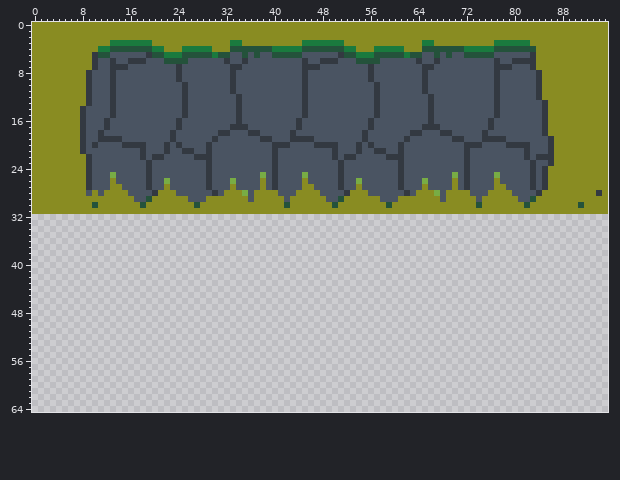
Sprite sheet, stored at images/cliff.png. This is how it looked before the edit.
The file is 96x96 pixels. Shown: x 0..95, y 0..64.
Once edited:
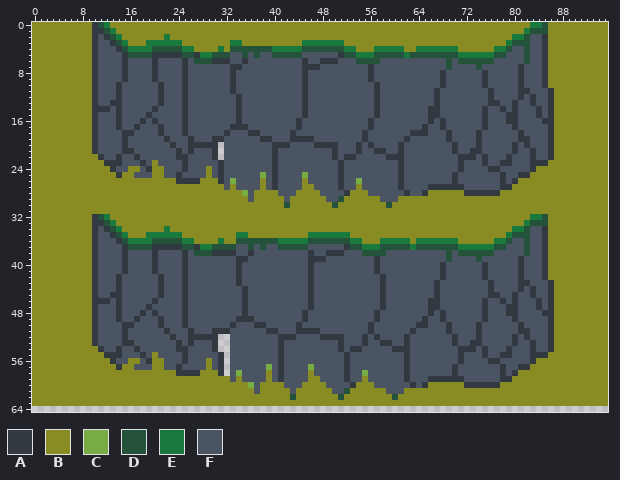
Palette (. is transparent): A #333941  B #898c22  C #78ac45  D #24523b  E #1a7a3e  F #4a5462
Edits made:
Changed rows in their new state; - is an unchanged pixel.
first column x 0:
 0 ----------ADE----------------------------------------------------------------------EED----------
 1 ----------AADE--------------------------------------------------------------------EDDD----------
 2 ----------AFADE-------E---------------------------------------------------------EEDFFA----------
 3 ----------AFFAD-BBB-EEEEE----------------------------------------BB----------BB-DDDFFA----------
 4 ----------AFFFA-EEEEDDDDD--BBB-E--------------------------------EEEEEEEBBBBBBEE-FF-FFA----------
 5 -----------FF--ADDDDAAAAA--AEED----------------------------------DD-D-DEEEEEEDD---DFFA----------
 6 -------------F-AFFF-A-FFFA-DDDAA--------------------------------F--F-D-DDDDDDF--FFDFFA----------
 7 -------------FF-----A---FA---------------------------------------FF--D----D--FFF-A-FFA----------
 8 ---------BA--F-A----A---FA---------------------------------------F--A------A-F---A--FA----------
 9 ---------BA--F-A----A---FA---------------------------------------F--A------A-F---A--FA----------
10 ---------BA--FA------A-------------------------------------------F--A------A-F---A--FA----------
11 ---------BA--FA------A-------------------------------------------F-A--------AF---AA-FFA---------
12 ---------BA--FA------A--------------------------------------------FA--------AF---A-AFFA---------
13 ---------BA---A------A--------------------------------------------FA--------A---A--A-FA---------
14 --------BBAAAFA-----A----------------------------------------------A-------A-FA-A---AFA---------
15 --------BBA--FA----A-----------------------------------------------A-------A-F-AA---AFA---------
16 --------BBA-F-A---A-A---FA------------------------------------------A------AF--AA-----A---------
17 --------BBA-F-A--A---A--FA----------------------------------------FFA------AF---A----FA---------
18 --------BBAF---AA----A-F-A-----F---------------------------------A--F-----AF-----A---FA---------
19 --------BBAFFFFA------AF--A----A-------------------------------------AFF--AFFFF--AA-------------
20 --------BB------FFF---FAF-AAA-A.--------------------------------------A-FF-----F-F--------------
21 --------BBA----AA-F---F-AF---FA.--------------------------------------A-FAA-----A-FA------------
22 ---------BBA--A--AF-FF--AA-FFFA.---------------------------------------A-A-A---A--FAFF----------
23 ---------BBBAAA---AFB----A---F-A---------------------------------------AF--A--AA----AAB---------
24 ---------BBBBA--BB--BB---A---B-A---------------------------------------AF---AA------BB----------
25 ---------BBBBBABB--FBB--A----B-A--------------------------------------A-F----FA--AABBB----------
26 ---------BBBB-BBBBBBBBBBAAAABBBA---------------------------------F----A-F----FA-ABBBBB----------
27 ---------BBBB--BBBBBBB-BBBBBBBBB---------------------------------FAAAAAAF----FAABBBBBB----------
28 ---------B-B----BBBBB---BBBBBBBB--------------------------------FA-BB---AAAAAA--BBBBB---------B-
29 -----------------BBB------BBB---------------------------------------B-----B------BBB------------
30 ----------B-------B--------B----------------------------------------------B-------B--------B----
32 BBBBBBBBBBADEBBBBBBBBBBBBBBBBBBBBBBBBBBBBBBBBBBBBBBBBBBBBBBBBBBBBBBBBBBBBBBBBBBBBBBEEDBBBBBBBBBB
33 BBBBBBBBBBAADEBBBBBBBBBBBBBBBBBBBBBBBBBBBBBBBBBBBBBBBBBBBBBBBBBBBBBBBBBBBBBBBBBBBBEDDDBBBBBBBBBB
34 BBBBBBBBBBAFADEBBBBBBBEBBBBBBBBBBBBBBBBBBBBBBBBBBBBBBBBBBBBBBBBBBBBBBBBBBBBBBBBBEEDFFABBBBBBBBBB
35 BBBBBBBBBBAFFADEBBBEEEEEEBBBBBBBBBEEBBBBBBBBBBEEEEEEEBBBBBBBBBBBBBBBBBBBBBBBBBBEDDDFFABBBBBBBBBB
36 BBBBBBBBBBAFFFADEEEEDDDDDEEBBBBEBBDDDDDDDEEEEEDDDDDDDEEBBBEEEEEBEEEEEEEBBBBBBEEDFFDFFABBBBBBBBBB
37 BBBBBBBBBBAFFFFADDDDAAAAADDAEEDDDDFFDFDFFDDDDDFFFFFFADDEEEDDDDDEDDDDDDDEEEEEEDDFFFDFFABBBBBBBBBB
38 BBBBBBBBBBAFFFFAFFFFAFFFFAFDDDAAAAFFAFFFFFFFFFAFFAAAFFFDDDDFFFFFFFFFFDFDDDDDDFFFFFDFFABBBBBBBBBB
39 BBBBBBBBBBAFFFFAFFFFAFFFFAFFFFFFFFAAFFFFFFFFFFAAAFFFFFFFFAFFFFFFFFFFFDFFFFDFFFFFFAFFFABBBBBBBBBB
40 BBBBBBBBBBAFFFFAFFFFAFFFFAFFFFFFFFAFFFFFFFFFFFAFFFFFFFFFFAFFFFFFFFFFAFFFFFFAFFFFFAFFFABBBBBBBBBB
41 BBBBBBBBBBAFFFFAFFFFAFFFFAFFFFFFFFAFFFFFFFFFFFAFFFFFFFFFFAFFFFFFFFFFAFFFFFFAFFFFFAFFFABBBBBBBBBB
42 BBBBBBBBBBAFFFAFFFFFFAFFFAFFFFFFFFAFFFFFFFFFFFAFFFFFFFFFFFAFFFFFFFFFAFFFFFFAFFFFFAFFFABBBBBBBBBB
43 BBBBBBBBBBAFFFAFFFFFFAFFFAFFFFFFFFAFFFFFFFFFFFAFFFFFFFFFFFAFFFFFFFFAFFFFFFFFAFFFFAAFFFABBBBBBBBB
44 BBBBBBBBBBAFFFAFFFFFFAFFFAFFFFFFFFFAFFFFFFFFFFAFFFFFFFFFFFAFFFFFFFFAFFFFFFFFAFFFFAFAFFABBBBBBBBB
45 BBBBBBBBBBAFFAAFFFFFFAFFFAFFFFFFFFFAFFFFFFFFFFAFFFFFFFFFFFAFFFFFFFFAFFFFFFFFAAFFAFFAFFABBBBBBBBB
46 BBBBBBBBBBAAAFAFFFFFAFFFFAFFFFFFFFFAFFFFFFFFFFAFFFFFFFFFFFAFFFFFFFAAFFFFFFFAFFAFAFFFAFABBBBBBBBB
47 BBBBBBBBBBAFFFAFFFFAFFFFFAFFFFFFFFFAFFFFFFFFFFAFFFFFFFFFFFAFFFFFFFAAFFFFFFFAFFFAAFFFAFABBBBBBBBB
48 BBBBBBBBBBAFFFAFFFAFAFFFFAFFFFFFFFFAFFFFFFFFFAFFFFFFFFFFFAFFFFFFFFAFAFFFFFFAFFFAAFFFFAABBBBBBBBB
49 BBBBBBBBBBAFFFAFFAFFFAFFFAFFFFFFFFAAAFFFFFFFFAFFFFFFFFFFFAFFFFFFFAFFAFFFFFFAFFFFAFFFFFABBBBBBBBB
50 BBBBBBBBBBAFFFFAAFFFFAFFFAFFFFFFFAFFFAAFFFFFAFFFFFFFFFFFAFFFFFFFAAFFFAFFFFAFFFFFFAFFFFABBBBBBBBB
51 BBBBBBBBBBAFFFFAFFFFFFAFFFAFFFAAAFFFFFFAAFFFAAAAFFFFFFFFAFFFFFFAFFFFFAFFFFAFFFFFFAAFFFABBBBBBBBB
52 BBBBBBBBBBAFFFFAFFFFFFFAFFAAAAA--FFFFFFFFAAAFFFFAAAAFFFAFAFFFFAFFFFFFFAFFFAFFFFFAFAFFFABBBBBBBBB
53 BBBBBBBBBBAFFFFAAFFFFFFFAFAFFFA--FFFFFFFFAFFFFFFFFFAFFFAFFAAFFAFFFFFFFAFFAAFFFFFAFFAFFABBBBBBBBB
54 BBBBBBBBBBBAFFAFFAFFFFFFAAFFFFA--FFFFFFFFAFFFFFFFFFAFAAFFFFFAAAFFFFFFFFAAAFAFFFAFFFAFFABBBBBBBBB
55 BBBBBBBBBBBBAAAFFFAFBFFFFAFFFFFA-FFFFFFFFAFFFFFFFFFFAFFFFFFFFFAFFFFFFFFAFFFAFFAAFFFAAABBBBBBBBBB
56 BBBBBBBBBBBBBAFFBBFABBFFFAFFFBFA-FFFFFFFFAFFFFFFFFFFAFFFFFFFFFAFFFFFFFFAFFFFAAFFFFFABBBBBBBBBBBB
57 BBBBBBBBBBBBBBABBFFFBBFFAFFFFBFA-FFFFFFCFAFFFFCFFFFFAFFFFFFFFFAFFFFFFFAFFFFFFFAFFAABBBBBBBBBBBBB
58 BBBBBBBBBBBBBBBBBBBBBBBBAAAABBBA-FCFFFFBFAFFFFBFFFFFAFFCFFFFFFAFFFFFFFAFFFFFFFAFABBBBBBBBBBBBBBB
59 BBBBBBBBBBBBBBBBBBBBBBBBBBBBBBBBBFBFFFFBFAFFFFBBFFFFAFFBFFFFFFAFFFAAAAAAFFFFFFAABBBBBBBBBBBBBBBB
60 BBBBBBBBBBBBBBBBBBBBBBBBBBBBBBBBBBBBCFBBBBFFFBBBBFFFFABBBFFFFFFAFABBBBBBAAAAAABBBBBBBBBBBBBBBBBB
61 BBBBBBBBBBBBBBBBBBBBBBBBBBBBBBBBBBBBBFBBBBBFBBBBBBFFDBBBBBBFFFBBBBBBBBBBBBBBBBBBBBBBBBBBBBBBBBBB
62 BBBBBBBBBBBBBBBBBBBBBBBBBBBBBBBBBBBBBBBBBBBDBBBBBBBDBBBBBBBBDBBBBBBBBBBBBBBBBBBBBBBBBBBBBBBBBBBB
63 BBBBBBBBBBBBBBBBBBBBBBBBBBBBBBBBBBBBBBBBBBBBBBBBBBBBBBBBBBBBBBBBBBBBBBBBBBBBBBBBBBBBBBBBBBBBBBBB
